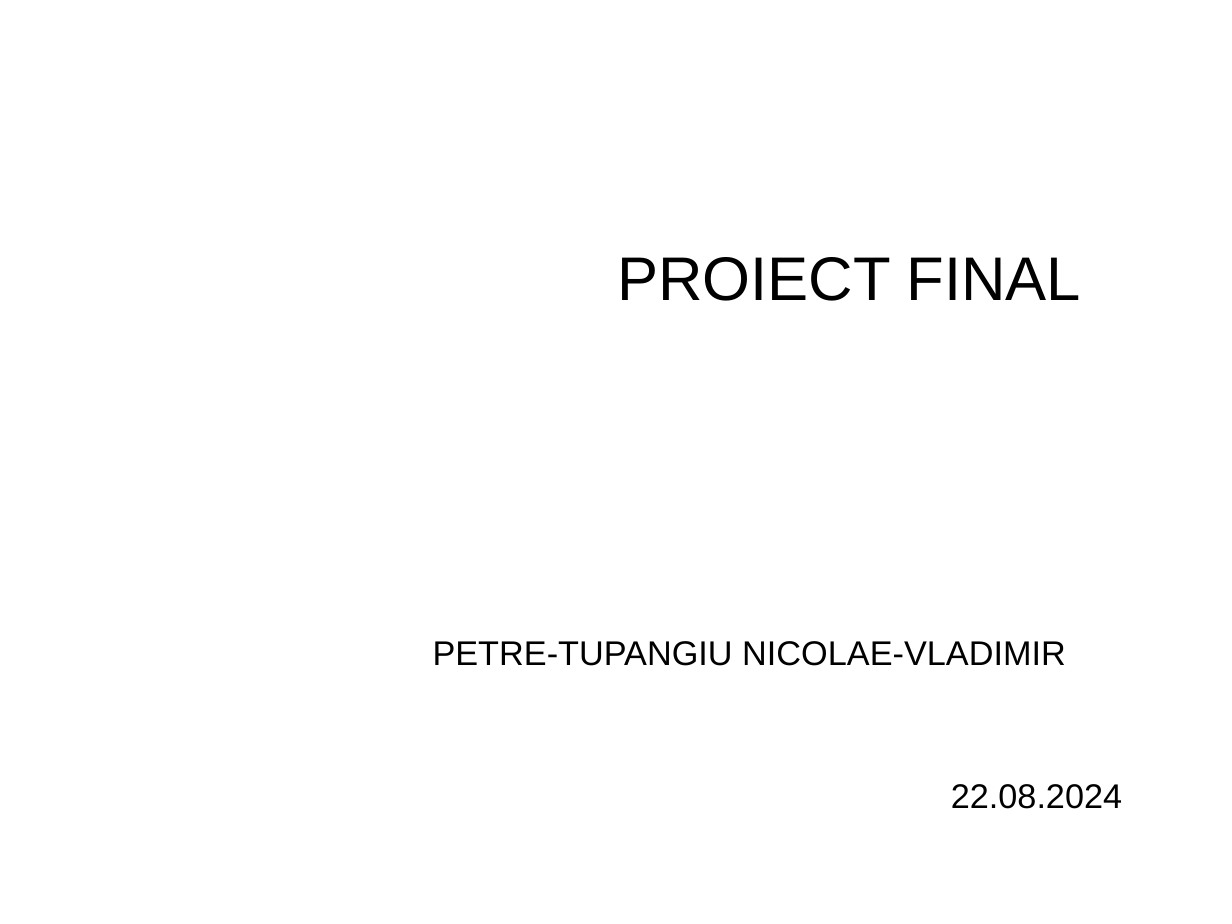
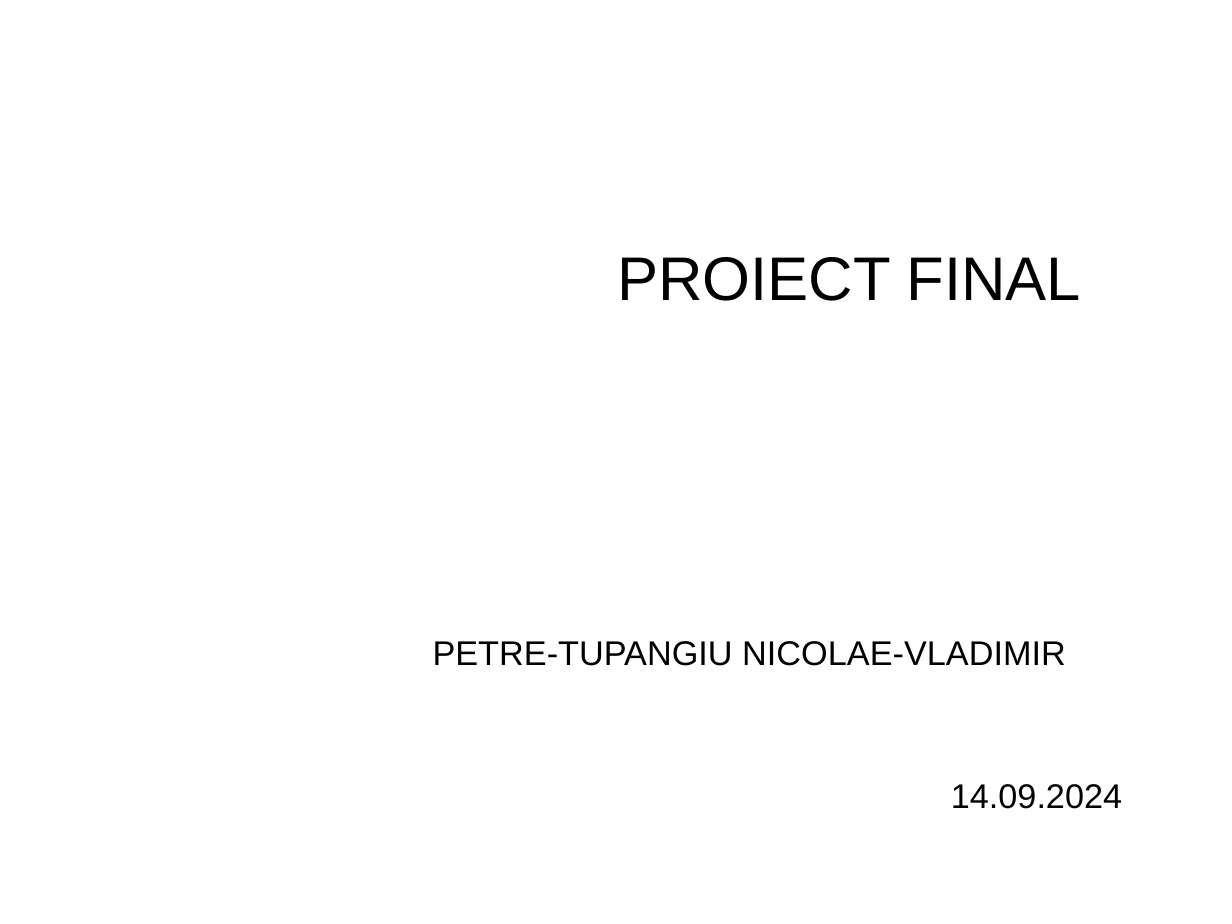
Before and after one commit to PetreVladimir96/Manual-Testing-Project-in-Jira, a slide deck: slide 1 of proiect final - Petre Vladimir.pptx. Drawn at 1232x924 pixels with LibreOffice and Linux fonts; fonts in the diff are those of the drawing; background and template pictures are left out. Boxes give left, top, right and bottom in pixels: in the first picture for what was removed or moved away, otherwise in the second. Text is boxed around its words. In the diff, an @@ line names an element or a change of style, - is before the commit and + after.

```diff
--- a/proiect final - Petre Vladimir.pptx
+++ b/proiect final - Petre Vladimir.pptx
@@ subtitle at bbox=[951, 784, 1122, 809]: text changed @@
-22.08.2024
+14.09.2024
```
Also in this commit, not shown: 1 other slide changed.
